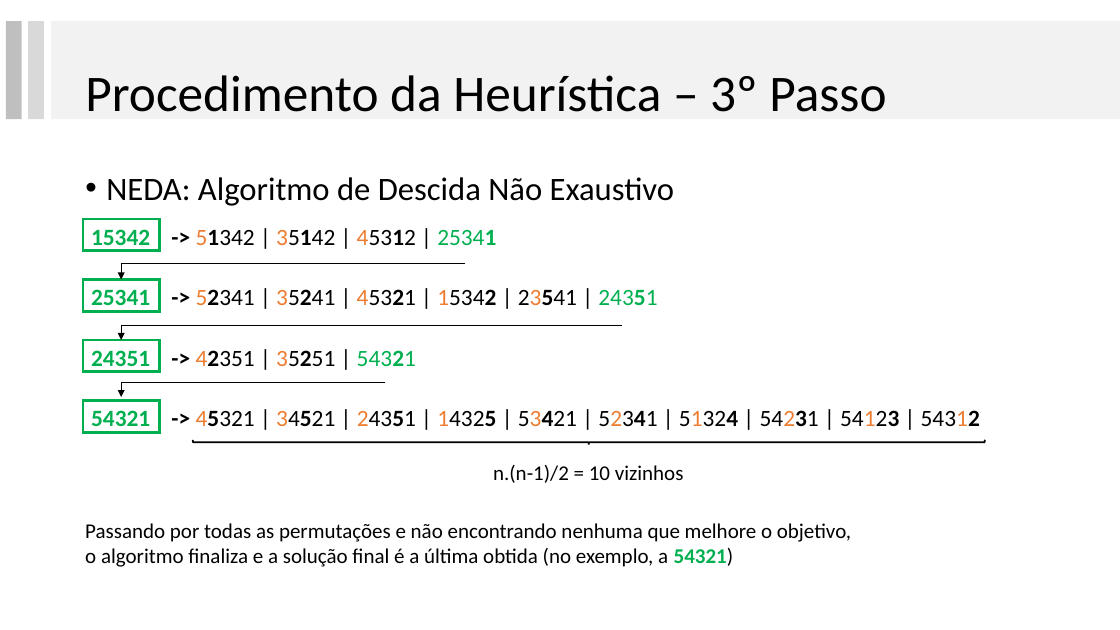
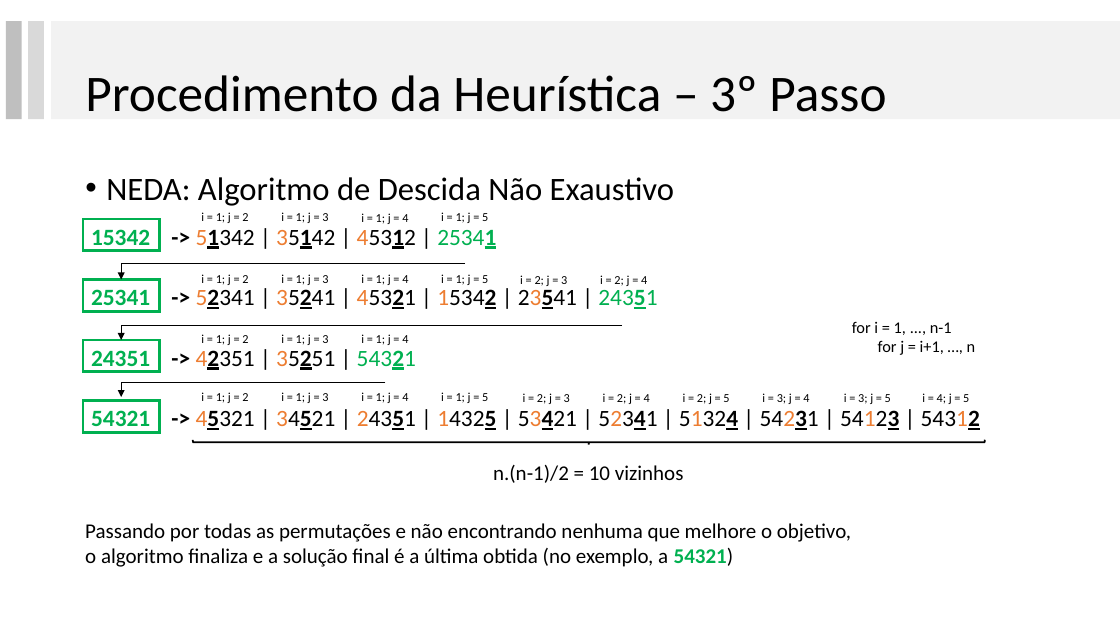
Before and after one commit to lpbiasoto/metaheuristicas, a slide deck: slide 14 of ApresentacaoRibas/apresentaçãoRibas_JHA.pptx (slide 13 before the commit). Drawn at 1120x630 pixels with LibreOffice and Linux fonts; fonts in the diff are those of the drawing. Boxes give left, top, right and bottom in pixels: in the first picture for what was removed or moved away, otherwise in the second. Text is boxed around its words. In the diff, an @@ line names an element or a change of style, - is before the commit and + after.

```diff
--- a/ApresentacaoRibas/apresentaçãoRibas_JHA.pptx
+++ b/ApresentacaoRibas/apresentaçãoRibas_JHA.pptx
@@ text "15342 -> 51342 | 35142 ..." at [91,229,496,251]: underline on in "51342 35142 45312 25341" @@
@@ text added at [201,212,248,223], 10.5 pt, text #000000 @@
+i = 1; j = 2
@@ text added at [281,212,328,223], 10.5 pt, text #000000 @@
+i = 1; j = 3
@@ text added at [361,213,408,224], 10.5 pt, text #000000 @@
+i = 1; j = 4
@@ text added at [441,212,488,223], 10.5 pt, text #000000 @@
+i = 1; j = 5
@@ text "25341 -> 52341 | 35241 ..." at [91,289,657,312]: underline on in "52341 35241 45321 15342 23541 24351" @@
@@ text added at [201,274,248,285], 10.5 pt, text #000000 @@
+i = 1; j = 2
@@ text added at [281,274,328,285], 10.5 pt, text #000000 @@
+i = 1; j = 3
@@ text added at [361,274,408,285], 10.5 pt, text #000000 @@
+i = 1; j = 4
@@ text added at [441,274,488,285], 10.5 pt, text #000000 @@
+i = 1; j = 5
@@ text added at [520,275,567,286], 10.5 pt, text #000000 @@
+i = 2; j = 3
@@ text added at [600,275,647,286], 10.5 pt, text #000000 @@
+i = 2; j = 4
@@ text added at [852,322,976,355], 14 pt, text #000000 @@
+for i = 1, ..., n-1
+for j = i+1, …, n
@@ text "24351 -> 42351 | 35251 ..." at [91,350,416,372]: underline on in "42351 35251 54321" @@
@@ text added at [201,334,248,345], 10.5 pt, text #000000 @@
+i = 1; j = 2
@@ text added at [281,334,328,345], 10.5 pt, text #000000 @@
+i = 1; j = 3
@@ text added at [361,334,408,345], 10.5 pt, text #000000 @@
+i = 1; j = 4
@@ text "54321 -> 45321 | 34521 ..." at [91,410,980,433]: underline on in "45321 34521 24351 14325 53421 52341 51324 ..." @@
@@ text added at [201,392,248,403], 10.5 pt, text #000000 @@
+i = 1; j = 2
@@ text added at [281,392,328,403], 10.5 pt, text #000000 @@
+i = 1; j = 3
@@ text added at [361,392,408,403], 10.5 pt, text #000000 @@
+i = 1; j = 4
@@ text added at [441,392,488,403], 10.5 pt, text #000000 @@
+i = 1; j = 5
@@ text added at [523,393,570,404], 10.5 pt, text #000000 @@
+i = 2; j = 3
@@ text added at [603,393,650,404], 10.5 pt, text #000000 @@
+i = 2; j = 4
@@ text added at [683,393,729,404], 10.5 pt, text #000000 @@
+i = 2; j = 5
@@ text added at [762,393,809,404], 10.5 pt, text #000000 @@
+i = 3; j = 4
@@ text added at [844,393,891,404], 10.5 pt, text #000000 @@
+i = 3; j = 5
@@ text added at [922,393,969,404], 10.5 pt, text #000000 @@
+i = 4; j = 5
```
Also in this commit, not shown: 3 other slides changed, 6 slides added, 1 slide removed.
